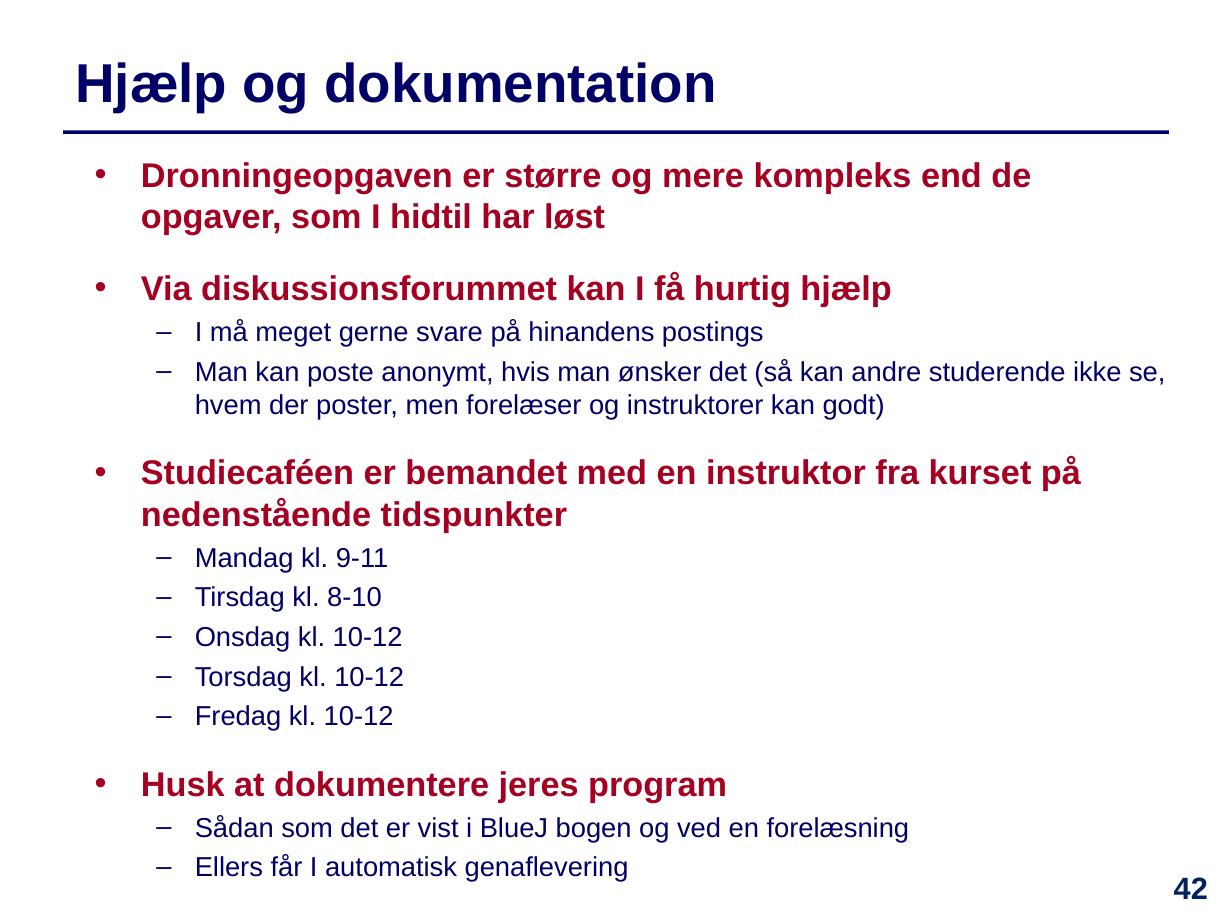
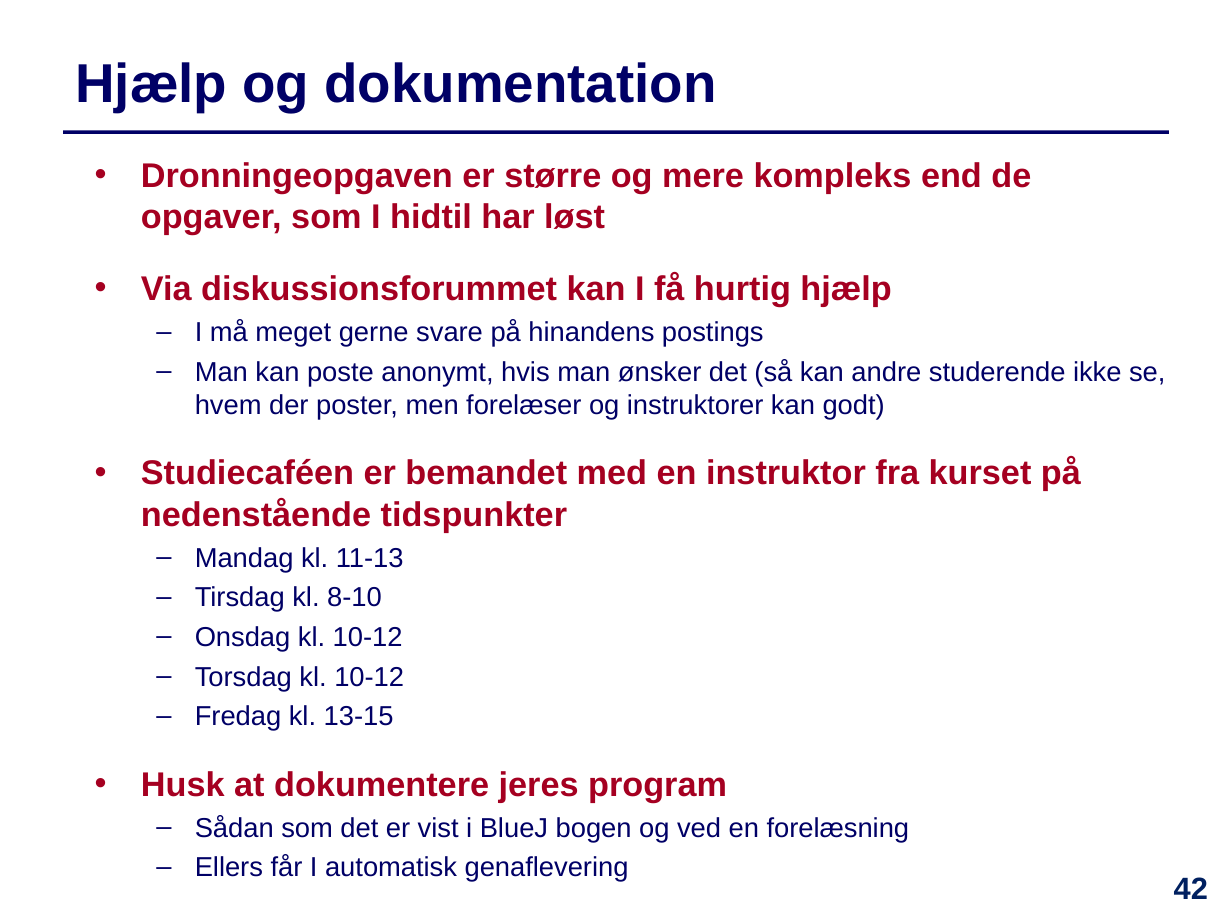
Before and after one commit to IntProgAU/Materiale, a slide deck: slide 42 of web/e23/uge_9/Slides-Uge9.pptx. Drawn at 1232x924 pixels with LibreOffice and Linux fonts; fonts in the diff are those of the drawing. Boxes give left, top, right and bottom in pixels: in the first picture for what was removed or moved away, otherwise in the second. Text is boxed around its words. In the diff, an @@ line names an element or a change of style, - is before the commit and + after.

```diff
--- a/web/e23/uge_9/Slides-Uge9.pptx
+++ b/web/e23/uge_9/Slides-Uge9.pptx
@@ text at <box>195,547,404,572</box>: text changed @@
-  – Mandag kl. 9-11
+  – Mandag kl. 11-13
@@ text at <box>195,705,394,731</box>: text changed @@
-  – Fredag kl. 10-12
+  – Fredag kl. 13-15
```
Also in this commit, not shown: 8 other slides changed, 1 other file.
